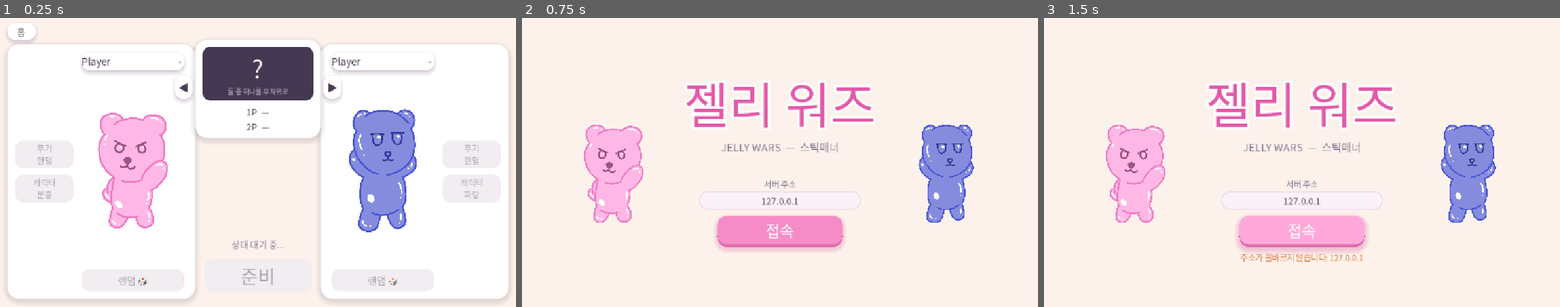
Above: before the commit, frames 1-3 (left to right).
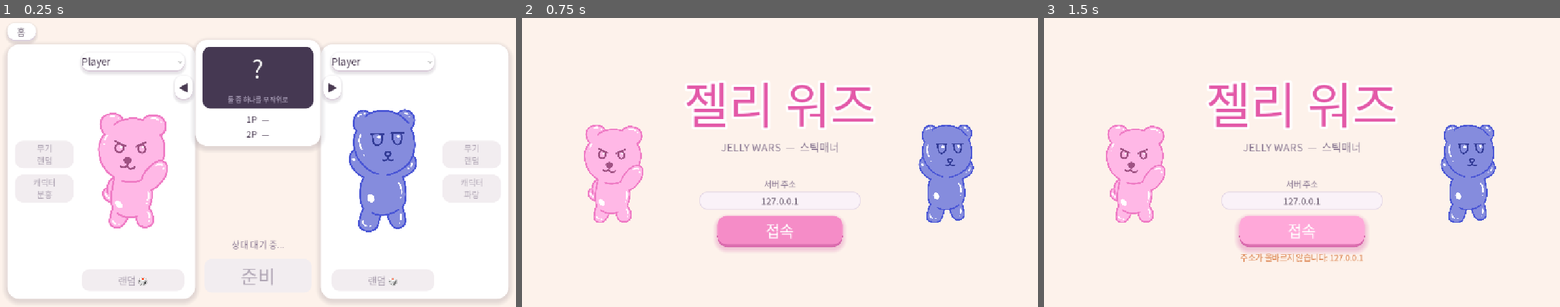
Above: after the commit, the same moments.

Repository: KADSA-OFFICIAL/Group-3
Game: Godot game, scene res://scenes/select.tscn
The game is run twice, just before and just after one commit, with the same random seed, the same clock (stepped at 60 frames per second) and the same inputs. This scene is started directly instead of the project's main scene.
Inputs:
- Up to frame 1 (0.25 s): no input
- Up to frame 2 (0.75 s): click "홈" at 0.5 s
- Up to frame 3 (1.5 s): click "접속" at 1.25 s

The runs differ from the first frame. In frame 1, 1.8% of the frame differs, in the area x 37-63%, y 24-46%; in frame 2, nothing differs; in frame 3, nothing differs.

Commit message:
chore: 대기실 맵 박스 UI 조정 반영 + UID 어긋남 정리 (#72)
사용자가 에디터에서 맵 박스를 손봤다.

- MapBox 높이 220 → 238, MapName 영역 68 → 87px (두 줄이 넉넉히 들어간다)
- 에디터가 파일을 정규화했다 — load_steps 제거, layout_mode·anchors_preset·
  unique_id 추가, 자리표시 UID를 진짜 UID로 교체
- ui_theme.tres도 정규화됐다. [resource] 항목과 값은 이전과 동일함을 대조 확인

에디터가 select.tscn의 player_panel 참조만 새 UID로 바꾸고 player_panel.tscn의
선언은 옛 UID로 남겨서 어긋나 있었다. 로컬 .godot 캐시 덕에 지금은 조용하지만
새로 clone하는 쪽에서는 못 찾는다 — 선언을 참조에 맞췄다.

같은 일이 다른 씬에서도 일어날 것이라 CLAUDE.md·AGENTS.md에 남겼다.
헤드리스 확인 — 프로젝트·대기실 씬 모두 오류 0건.

Co-Authored-By: Claude Opus 5 <noreply@anthropic.com>

Diff:
--- a/resources/ui_theme.tres
+++ b/resources/ui_theme.tres
@@ -1,42 +1,6 @@
-[gd_resource type="Theme" format=3]
+[gd_resource type="Theme" format=3 uid="uid://dw83gxjps8wew"]
 
 [ext_resource type="SystemFont" path="res://resources/korean_font.tres" id="1_font"]
-
-[sub_resource type="StyleBoxFlat" id="StyleBoxFlat_button"]
-bg_color = Color(1, 1, 1, 1)
-border_width_bottom = 4
-border_color = Color(0.86, 0.81, 0.86, 1)
-corner_radius_top_left = 18
-corner_radius_top_right = 18
-corner_radius_bottom_right = 18
-corner_radius_bottom_left = 18
-corner_detail = 12
-shadow_color = Color(0.29, 0.23, 0.32, 0.13)
-shadow_size = 6
-shadow_offset = Vector2(0, 3)
-
-[sub_resource type="StyleBoxFlat" id="StyleBoxFlat_button_hover"]
-bg_color = Color(0.99, 0.96, 0.99, 1)
-border_width_bottom = 4
-border_color = Color(0.8, 0.73, 0.82, 1)
-corner_radius_top_left = 18
-corner_radius_top_right = 18
-corner_radius_bottom_right = 18
-corner_radius_bottom_left = 18
-corner_detail = 12
-shadow_color = Color(0.29, 0.23, 0.32, 0.18)
-shadow_size = 8
-shadow_offset = Vector2(0, 4)
-
-[sub_resource type="StyleBoxFlat" id="StyleBoxFlat_button_pressed"]
-bg_color = Color(0.95, 0.92, 0.96, 1)
-border_width_top = 3
-border_color = Color(0.8, 0.73, 0.82, 1)
-corner_radius_top_left = 18
-corner_radius_top_right = 18
-corner_radius_bottom_right = 18
-corner_radius_bottom_left = 18
-corner_detail = 12
 
 [sub_resource type="StyleBoxFlat" id="StyleBoxFlat_button_disabled"]
 bg_color = Color(0.95, 0.93, 0.94, 1)
@@ -59,16 +23,54 @@
 corner_radius_bottom_left = 18
 corner_detail = 12
 
-[sub_resource type="StyleBoxFlat" id="StyleBoxFlat_panel"]
+[sub_resource type="StyleBoxFlat" id="StyleBoxFlat_button_hover"]
+bg_color = Color(0.99, 0.96, 0.99, 1)
+border_width_bottom = 4
+border_color = Color(0.8, 0.73, 0.82, 1)
+corner_radius_top_left = 18
+corner_radius_top_right = 18
+corner_radius_bottom_right = 18
+corner_radius_bottom_left = 18
+corner_detail = 12
+shadow_color = Color(0.29, 0.23, 0.32, 0.18)
+shadow_size = 8
+shadow_offset = Vector2(0, 4)
+
+[sub_resource type="StyleBoxFlat" id="StyleBoxFlat_button"]
 bg_color = Color(1, 1, 1, 1)
-corner_radius_top_left = 28
-corner_radius_top_right = 28
-corner_radius_bottom_right = 28
-corner_radius_bottom_left = 28
-corner_detail = 16
-shadow_color = Color(0.29, 0.23, 0.32, 0.15)
-shadow_size = 12
-shadow_offset = Vector2(0, 5)
+border_width_bottom = 4
+border_color = Color(0.86, 0.81, 0.86, 1)
+corner_radius_top_left = 18
+corner_radius_top_right = 18
+corner_radius_bottom_right = 18
+corner_radius_bottom_left = 18
+corner_detail = 12
+shadow_color = Color(0.29, 0.23, 0.32, 0.13)
+shadow_size = 6
+shadow_offset = Vector2(0, 3)
+
+[sub_resource type="StyleBoxFlat" id="StyleBoxFlat_button_pressed"]
+bg_color = Color(0.95, 0.92, 0.96, 1)
+border_width_top = 3
+border_color = Color(0.8, 0.73, 0.82, 1)
+corner_radius_top_left = 18
+corner_radius_top_right = 18
+corner_radius_bottom_right = 18
+corner_radius_bottom_left = 18
+corner_detail = 12
+
+[sub_resource type="StyleBoxFlat" id="StyleBoxFlat_lineedit_focus"]
+bg_color = Color(1, 1, 1, 1)
+border_width_left = 2
+border_width_top = 2
+border_width_right = 2
+border_width_bottom = 2
+border_color = Color(0.96, 0.55, 0.78, 1)
+corner_radius_top_left = 16
+corner_radius_top_right = 16
+corner_radius_bottom_right = 16
+corner_radius_bottom_left = 16
+corner_detail = 12
 
 [sub_resource type="StyleBoxFlat" id="StyleBoxFlat_lineedit"]
 bg_color = Color(0.98, 0.95, 0.97, 1)
@@ -83,18 +85,16 @@
 corner_radius_bottom_left = 16
 corner_detail = 12
 
-[sub_resource type="StyleBoxFlat" id="StyleBoxFlat_lineedit_focus"]
+[sub_resource type="StyleBoxFlat" id="StyleBoxFlat_panel"]
 bg_color = Color(1, 1, 1, 1)
-border_width_left = 2
-border_width_top = 2
-border_width_right = 2
-border_width_bottom = 2
-border_color = Color(0.96, 0.55, 0.78, 1)
-corner_radius_top_left = 16
-corner_radius_top_right = 16
-corner_radius_bottom_right = 16
-corner_radius_bottom_left = 16
-corner_detail = 12
+corner_radius_top_left = 28
+corner_radius_top_right = 28
+corner_radius_bottom_right = 28
+corner_radius_bottom_left = 28
+corner_detail = 16
+shadow_color = Color(0.29, 0.23, 0.32, 0.15)
+shadow_size = 12
+shadow_offset = Vector2(0, 5)
 
 [sub_resource type="StyleBoxFlat" id="StyleBoxFlat_bar_bg"]
 bg_color = Color(0.92, 0.87, 0.91, 1)
--- a/scenes/select.tscn
+++ b/scenes/select.tscn
@@ -1,7 +1,15 @@
-[gd_scene load_steps=7 format=3 uid="uid://jellyselect01"]
+[gd_scene format=3 uid="uid://bnrusoj28w3ii"]
 
-[ext_resource type="Script" path="res://scripts/select.gd" id="1_select"]
-[ext_resource type="PackedScene" uid="uid://jellypanel001" path="res://scenes/player_panel.tscn" id="2_panel"]
+[ext_resource type="Script" uid="uid://dvtwe10qitgbw" path="res://scripts/select.gd" id="1_select"]
+[ext_resource type="PackedScene" uid="uid://bnruslf487aii" path="res://scenes/player_panel.tscn" id="2_panel"]
+
+[sub_resource type="StyleBoxFlat" id="StyleBoxFlat_screen"]
+bg_color = Color(0.27, 0.22, 0.32, 1)
+corner_radius_top_left = 18
+corner_radius_top_right = 18
+corner_radius_bottom_right = 18
+corner_radius_bottom_left = 18
+corner_detail = 12
 
 [sub_resource type="StyleBoxFlat" id="StyleBoxFlat_go"]
 bg_color = Color(0.96, 0.55, 0.78, 1)
@@ -16,6 +24,16 @@
 shadow_size = 10
 shadow_offset = Vector2(0, 5)
 
+[sub_resource type="StyleBoxFlat" id="StyleBoxFlat_go_pressed"]
+bg_color = Color(0.89, 0.48, 0.72, 1)
+border_width_top = 4
+border_color = Color(0.85, 0.42, 0.68, 1)
+corner_radius_top_left = 22
+corner_radius_top_right = 22
+corner_radius_bottom_right = 22
+corner_radius_bottom_left = 22
+corner_detail = 14
+
 [sub_resource type="StyleBoxFlat" id="StyleBoxFlat_go_hover"]
 bg_color = Color(1, 0.66, 0.85, 1)
 border_width_bottom = 6
@@ -29,35 +47,21 @@
 shadow_size = 12
 shadow_offset = Vector2(0, 6)
 
-[sub_resource type="StyleBoxFlat" id="StyleBoxFlat_go_pressed"]
-bg_color = Color(0.89, 0.48, 0.72, 1)
-border_width_top = 4
-border_color = Color(0.85, 0.42, 0.68, 1)
-corner_radius_top_left = 22
-corner_radius_top_right = 22
-corner_radius_bottom_right = 22
-corner_radius_bottom_left = 22
-corner_detail = 14
-
-[sub_resource type="StyleBoxFlat" id="StyleBoxFlat_screen"]
-bg_color = Color(0.27, 0.22, 0.32, 1)
-corner_radius_top_left = 18
-corner_radius_top_right = 18
-corner_radius_bottom_right = 18
-corner_radius_bottom_left = 18
-corner_detail = 12
-
-[node name="Select" type="Control"]
+[node name="Select" type="Control" unique_id=1951168818]
+layout_mode = 3
+anchors_preset = 15
 anchor_right = 1.0
 anchor_bottom = 1.0
 script = ExtResource("1_select")
 
-[node name="BG" type="ColorRect" parent="."]
+[node name="BG" type="ColorRect" parent="." unique_id=905346577]
+layout_mode = 0
 anchor_right = 1.0
 anchor_bottom = 1.0
 color = Color(0.99, 0.95, 0.92, 1)
 
-[node name="HomeButton" type="Button" parent="."]
+[node name="HomeButton" type="Button" parent="." unique_id=1195090992]
+layout_mode = 0
 offset_left = 16.0
 offset_top = 12.0
 offset_right = 80.0
@@ -65,13 +69,15 @@
 theme_override_font_sizes/font_size = 20
 text = "홈"
 
-[node name="P1Panel" parent="." instance=ExtResource("2_panel")]
+[node name="P1Panel" parent="." unique_id=2071895197 instance=ExtResource("2_panel")]
+anchors_preset = 0
 offset_left = 16.0
 offset_top = 60.0
 offset_right = 436.0
 offset_bottom = 630.0
 
-[node name="P2Panel" parent="." instance=ExtResource("2_panel")]
+[node name="P2Panel" parent="." unique_id=1015086149 instance=ExtResource("2_panel")]
+anchors_preset = 0
 offset_left = 716.0
 offset_top = 60.0
 offset_right = 1136.0
@@ -79,13 +85,15 @@
 mirrored = true
 default_character = 1
 
-[node name="MapBox" type="Panel" parent="."]
+[node name="MapBox" type="Panel" parent="." unique_id=1516837797]
+layout_mode = 0
 offset_left = 436.0
 offset_top = 50.0
 offset_right = 716.0
-offset_bottom = 270.0
+offset_bottom = 288.0
 
-[node name="ScreenRect" type="Panel" parent="MapBox"]
+[node name="ScreenRect" type="Panel" parent="MapBox" unique_id=2059349384]
+layout_mode = 0
 anchor_right = 1.0
 anchor_bottom = 1.0
 offset_left = 16.0
@@ -94,7 +102,8 @@
 offset_bottom = -84.0
 theme_override_styles/panel = SubResource("StyleBoxFlat_screen")
 
-[node name="QLabel" type="Label" parent="MapBox/ScreenRect"]
+[node name="QLabel" type="Label" parent="MapBox/ScreenRect" unique_id=671158077]
+layout_mode = 0
 anchor_right = 1.0
 offset_top = 6.0
 offset_bottom = 74.0
@@ -104,7 +113,8 @@
 horizontal_alignment = 1
 vertical_alignment = 1
 
-[node name="HintLabel" type="Label" parent="MapBox/ScreenRect"]
+[node name="HintLabel" type="Label" parent="MapBox/ScreenRect" unique_id=1935968632]
+layout_mode = 0
 anchor_top = 1.0
 anchor_right = 1.0
 anchor_bottom = 1.0
@@ -116,14 +126,18 @@
 horizontal_alignment = 1
 vertical_alignment = 1
 
-[node name="MapName" type="Label" parent="MapBox"]
+[node name="MapName" type="Label" parent="MapBox" unique_id=900217620]
+layout_mode = 1
+anchors_preset = 12
 anchor_top = 1.0
 anchor_right = 1.0
 anchor_bottom = 1.0
 offset_left = 12.0
-offset_top = -76.0
+offset_top = -88.0
 offset_right = -12.0
-offset_bottom = -8.0
+offset_bottom = -1.0
+grow_horizontal = 2
+grow_vertical = 0
 theme_override_colors/font_color = Color(0.29, 0.23, 0.32, 1)
 theme_override_font_sizes/font_size = 20
 text = "1P  랜덤
@@ -131,7 +145,8 @@
 horizontal_alignment = 1
 vertical_alignment = 1
 
-[node name="LeftArrow" type="Button" parent="."]
+[node name="LeftArrow" type="Button" parent="." unique_id=896121566]
+layout_mode = 0
 offset_left = 390.0
 offset_top = 130.0
 offset_right = 430.0
@@ -139,7 +154,8 @@
 theme_override_font_sizes/font_size = 24
 text = "◀"
 
-[node name="RightArrow" type="Button" parent="."]
+[node name="RightArrow" type="Button" parent="." unique_id=498700732]
+layout_mode = 0
 offset_left = 722.0
 offset_top = 130.0
 offset_right = 762.0
@@ -147,7 +163,8 @@
 theme_override_font_sizes/font_size = 24
 text = "▶"
 
-[node name="StatusLabel" type="Label" parent="."]
+[node name="StatusLabel" type="Label" parent="." unique_id=658804455]
+layout_mode = 0
 offset_left = 356.0
 offset_top = 492.0
 offset_right = 796.0
@@ -157,16 +174,17 @@
 text = "상대 대기 중..."
 horizontal_alignment = 1
 
-[node name="GoButton" type="Button" parent="."]
+[node name="GoButton" type="Button" parent="." unique_id=402992325]
+layout_mode = 0
 offset_left = 456.0
 offset_top = 540.0
 offset_right = 696.0
 offset_bottom = 616.0
 theme_override_colors/font_color = Color(1, 1, 1, 1)
+theme_override_colors/font_pressed_color = Color(1, 0.93, 0.97, 1)
 theme_override_colors/font_hover_color = Color(1, 1, 1, 1)
-theme_override_colors/font_pressed_color = Color(1, 0.93, 0.97, 1)
 theme_override_font_sizes/font_size = 42
 theme_override_styles/normal = SubResource("StyleBoxFlat_go")
+theme_override_styles/pressed = SubResource("StyleBoxFlat_go_pressed")
 theme_override_styles/hover = SubResource("StyleBoxFlat_go_hover")
-theme_override_styles/pressed = SubResource("StyleBoxFlat_go_pressed")
 text = "GO!"
Not shown: 1 places in scenes/player_panel.tscn that only renumber resources
Not shown, changed: AGENTS.md
Not shown, changed: CLAUDE.md
